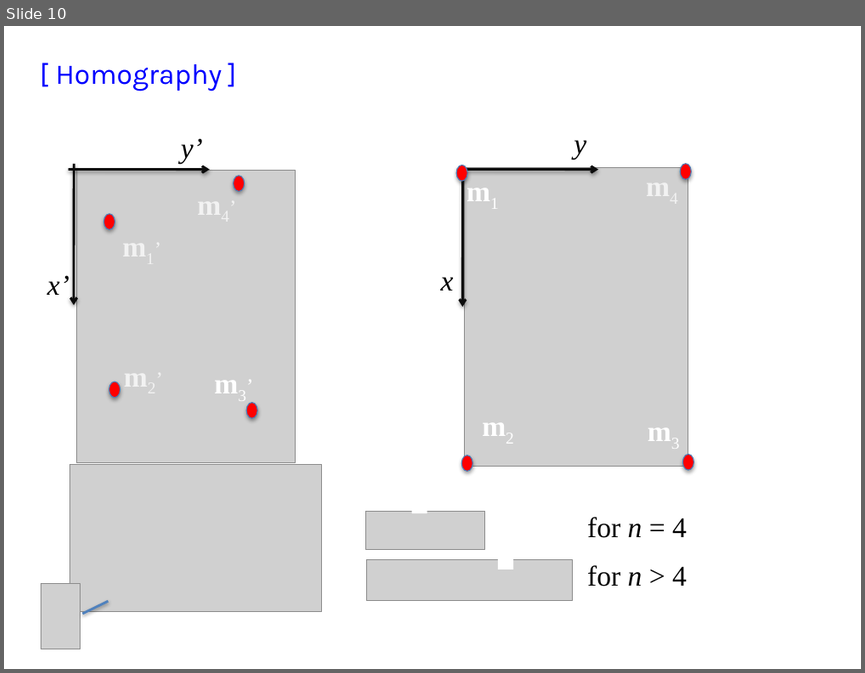
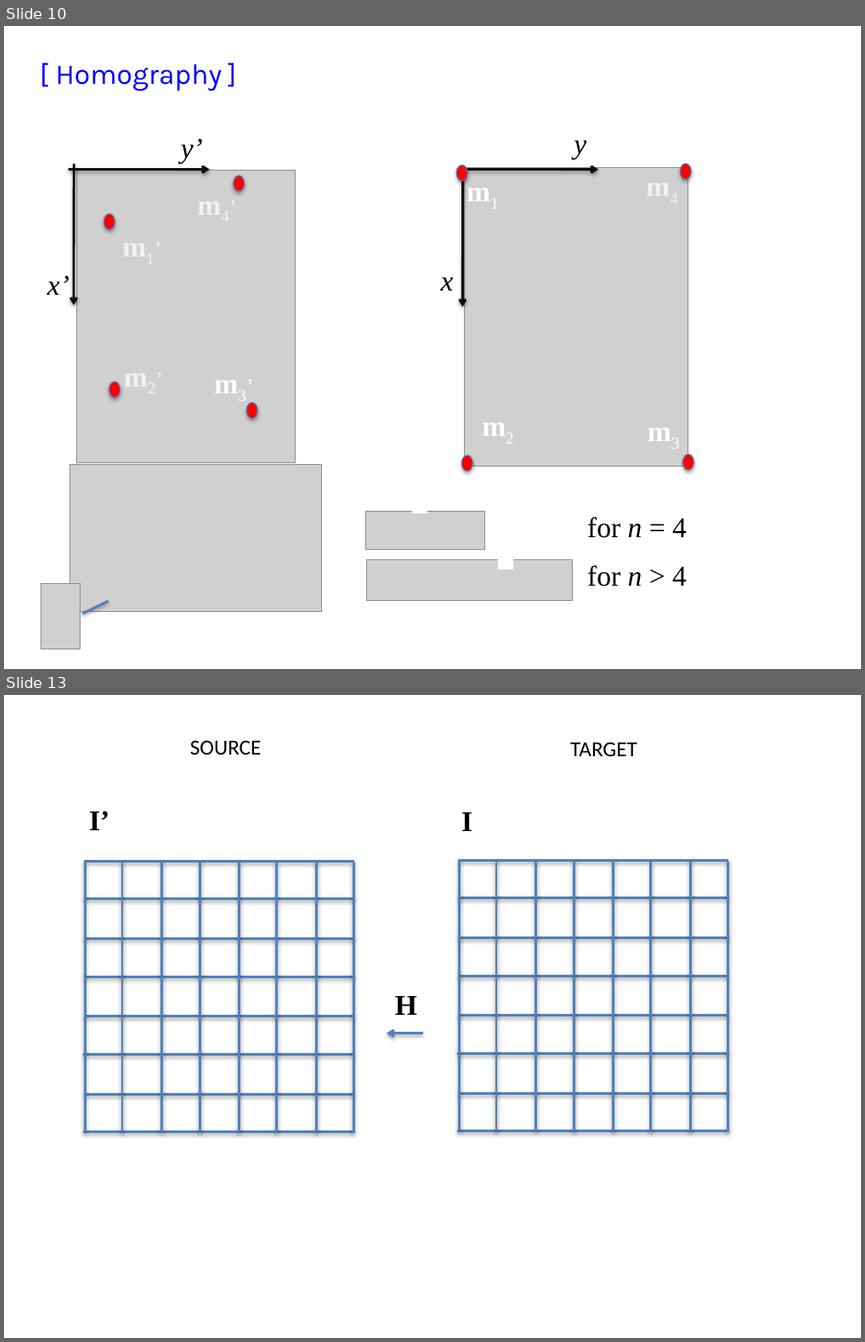
Before and after one commit to domingomery/vision, a slide deck: clases/Cap02_Geometria/presentaciones/CV02_Homography.pptx. Shown one above the other, each under a label of ours: slide 10 before the commit, slides 10 and 13 after it; the slides between them are not shown. The pictures are 865x673 and 865x1342 pixels, drawn with LibreOffice and Linux fonts; fonts in the diff are those of the drawing; grey boxes stand for pictures. Boxes give left, top, right and bottom in pixels: in the first picture for what was removed or moved away, otherwise in the second. Text is boxed around its words. In the diff, an @@ line names an element or a change of style, - is before the commit and + after.

```diff
--- a/clases/Cap02_Geometria/presentaciones/CV02_Homography.pptx
+++ b/clases/Cap02_Geometria/presentaciones/CV02_Homography.pptx
@@ slide 13 added at (x1=4, y1=695, x2=861, y2=1338), background #FFFFFF @@
@@ text added at (x1=190, y1=740, x2=262, y2=755), 18 pt, text #000000 @@
+SOURCE
@@ text added at (x1=570, y1=742, x2=637, y2=756), 18 pt, text #000000 @@
+TARGET
@@ text added at (x1=89, y1=811, x2=109, y2=830), 24 pt, text #000000, bold @@
+I’
@@ text added at (x1=461, y1=812, x2=472, y2=831), 24 pt, text #000000, bold @@
+I
@@ group added at (x1=84, y1=862, x2=354, y2=1132): 16 lines @@
@@ group added at (x1=457, y1=861, x2=728, y2=1131): 16 lines @@
@@ text added at (x1=395, y1=996, x2=417, y2=1015), 24 pt, text #000000, bold @@
+H
@@ arrow added from (423, 1033) to (386, 1033), #4F81BD 2 pt @@
```
Also in this commit, not shown: 15 other slides added, 2 slides removed, 7 other files.
